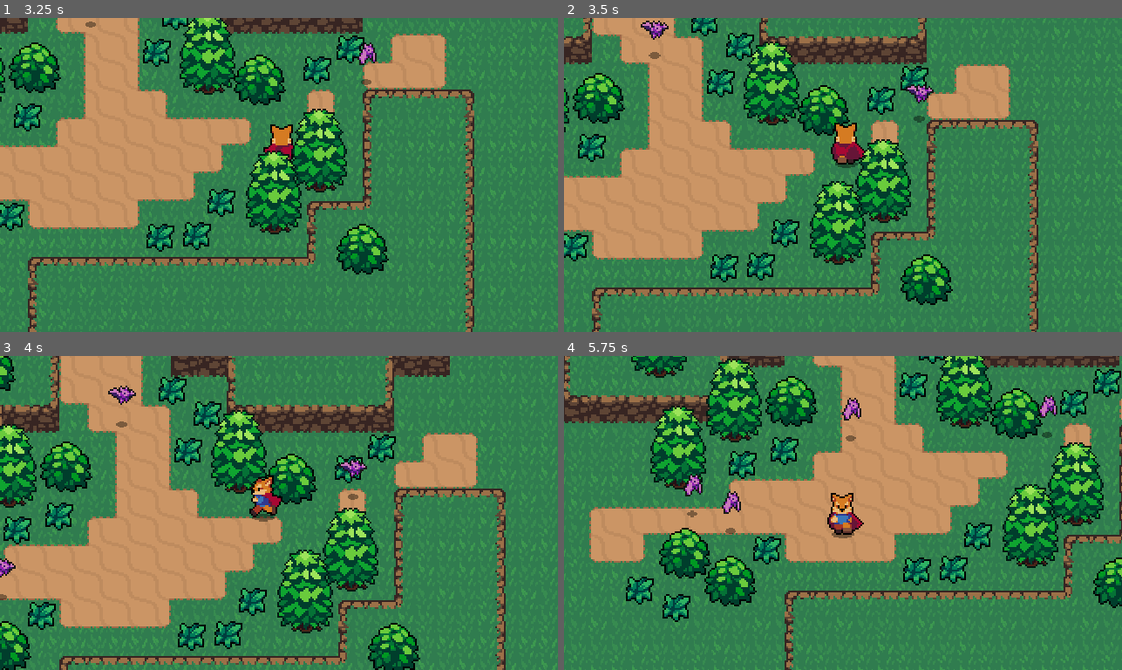
Above: before the commit, frames 1-4 (two rows, left to right).
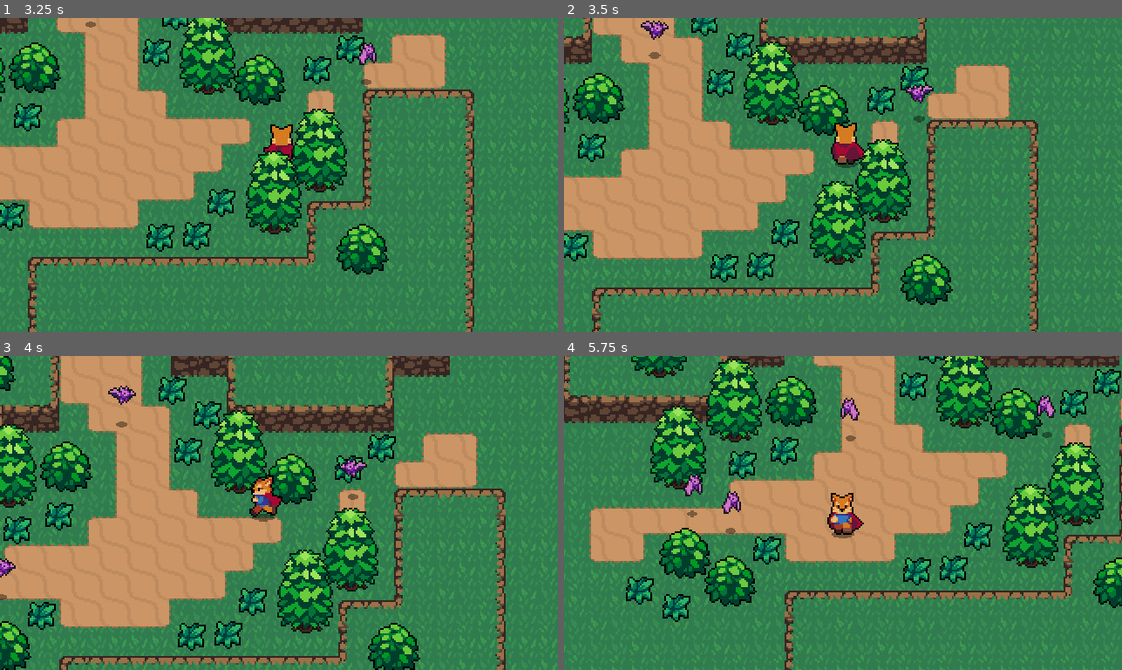
Above: after the commit, the same moments.

Repository: dayton-bobbitt/action-rpg-tutorial
Game: Godot game, scene res://World/World.tscn
The game is run twice, just before and just after one commit, with the same random seed, the same clock (stepped at 60 frames per second) and the same inputs.
Inputs:
- Up to frame 1 (3.25 s): hold Right (ui_right) 0.53-1.28 s; hold Down (ui_down) 1.28-2.03 s; hold Right (ui_right) 2.03-2.78 s; hold Up (ui_up) from 2.78 s (still down)
- Up to frame 2 (3.5 s): keep holding Up (ui_up)
- Up to frame 3 (4 s): release Up (ui_up) at 3.53 s; hold Left (ui_left) from 3.53 s (still down)
- Up to frame 4 (5.75 s): release Left (ui_left) at 5.03 s; hold Down (ui_down) from 5.03 s (still down)

Frame 1 is identical in both runs. In frame 2, 0.2% of the frame differs, in the area x 61-67%, y 21-28%; in frame 3, 0.1%; in frame 4, 0.4%, in the area x 49-89%, y 12-21%.

Commit message:
Flip bat sprite towards player

Diff:
--- a/Enemies/Bat.gd
+++ b/Enemies/Bat.gd
@@ -27,6 +27,7 @@
 var _knockback_velocity = Vector2.ZERO
 var _player: Player
 
+onready var _sprite = $BatSprite
 onready var _animation_player = $AnimationPlayer
 onready var _attack_cooldown_timer = $AttackCooldownTimer
 
@@ -99,7 +100,9 @@
 func _move(max_speed := CHASE_MAX_SPEED, acceleration := CHASE_ACCELERATION) -> void:
 	var direction = global_position.direction_to(_player.global_position)
 	var new_velocity = _velocity.move_toward(direction * max_speed, acceleration)
+
 	_velocity = move_and_slide(new_velocity)
+	_sprite.flip_h = _velocity.x < 0
 
 
 func _on_AnimationPlayer_animation_finished(anim_name: String):
